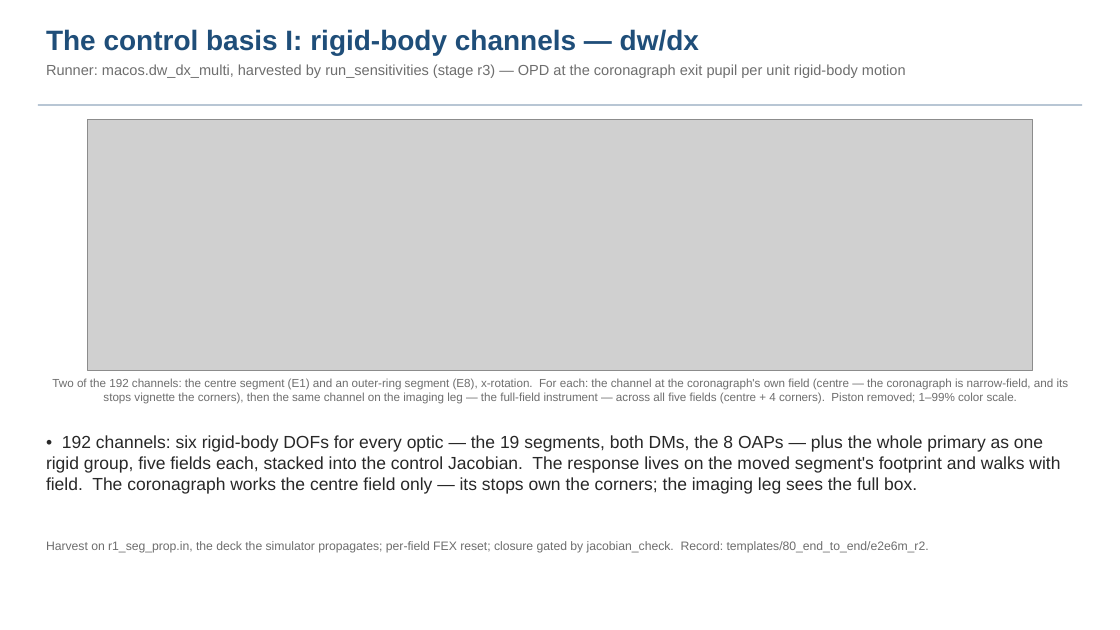
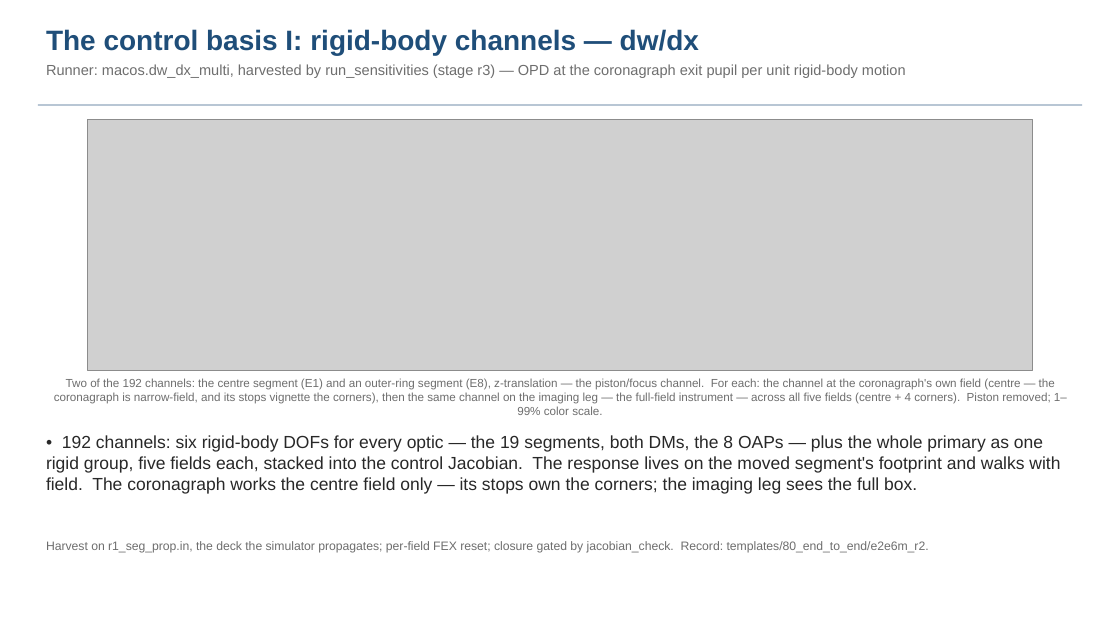
Before and after one commit to nasa-jpl/macos, a slide deck: slide 22 of demo_session/deck_keysight.pptx. Drawn at 1120x630 pixels with LibreOffice and Linux fonts; fonts in the diff are those of the drawing; grey boxes stand for pictures. Boxes give left, top, right and bottom in pixels: in the first picture for what was removed or moved away, otherwise in the second. Text is boxed around its words. In the diff, an @@ line names an element or a change of style, - is before the commit and + after.

```diff
--- a/demo_session/deck_keysight.pptx
+++ b/demo_session/deck_keysight.pptx
@@ text at bbox=[54, 378, 1067, 415]: text changed @@
-Two of the 192 channels: the centre segment (E1) and an outer-ring segment (E8), x-rotation. For each: the channel at the coronagraph's own field (centre — the coronagraph is narrow-field, and its stops vignette the corners), then the same channel on the imaging leg — the full-field instrument — across all five fields (centre + 4 corners). Piston removed; 1–99% color scale.
+Two of the 192 channels: the centre segment (E1) and an outer-ring segment (E8), z-translation — the piston/focus channel. For each: the channel at the coronagraph's own field (centre — the coronagraph is narrow-field, and its stops vignette the corners), then the same channel on the imaging leg — the full-field instrument — across all five fields (centre + 4 corners). Piston removed; 1–99% color scale.
```
Also in this commit, not shown: 1 other slide changed, 6 other files.
